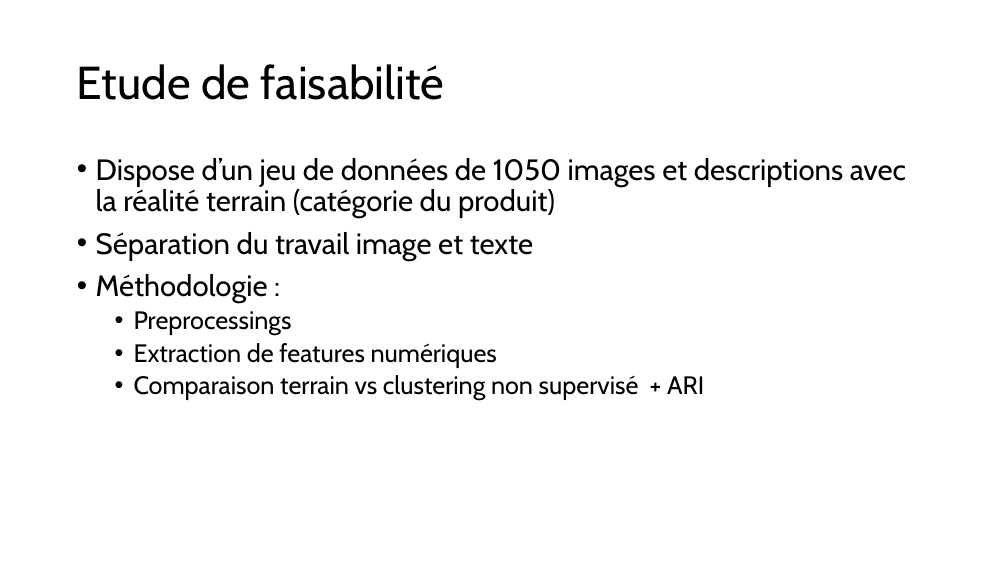
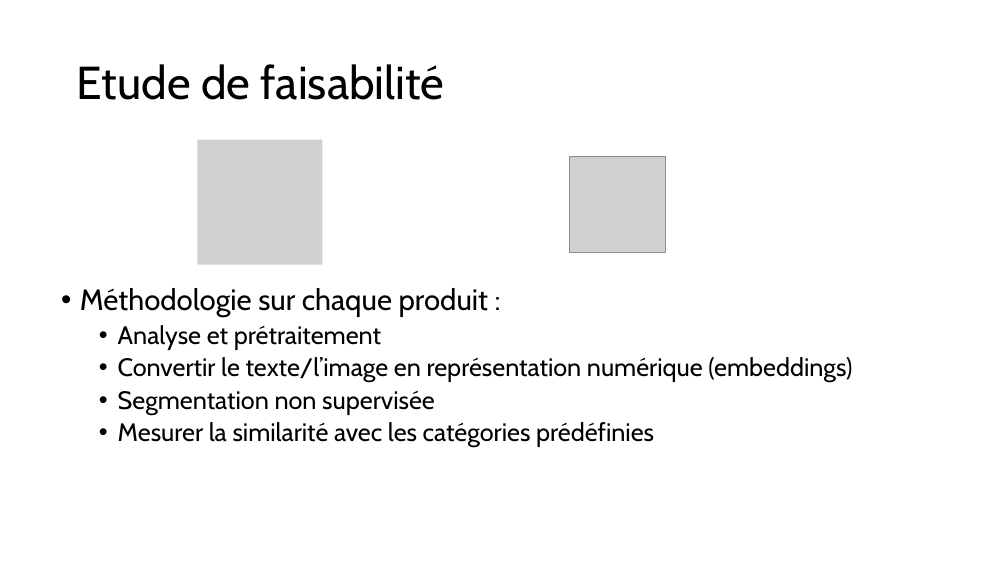
Before and after one commit to Hedredo/oc_projet_6, a slide deck: slide 6 of 5_presentation_072024.pptx. Drawn at 1008x567 pixels with LibreOffice and Linux fonts; fonts in the diff are those of the drawing; grey boxes stand for pictures. Boxes give left, top, right and bottom in pixels: in the first picture for what was removed or moved away, otherwise in the second. Text is boxed around its words. In the diff, an @@ line names an element or a change of style, - is before the commit and + after.

```diff
--- a/5_presentation_072024.pptx
+++ b/5_presentation_072024.pptx
@@ picture added at box(197, 140, 322, 265) @@
@@ picture added at box(570, 157, 665, 252) @@
@@ text at box(80, 288, 852, 447): text changed; size 28 to 24 pt @@
-• Dispose d’un jeu de données de 1050 images et descriptions avec la réalité terrain (catégorie du produit)
-• Séparation du travail image et texte
-• Méthodologie :
-  • Preprocessings
-  • Extraction de features numériques
-  • Comparaison terrain vs clustering non supervisé + ARI
+• Méthodologie sur chaque produit :
+  • Analyse et prétraitement
+  • Convertir le texte/l’image en représentation numérique (embeddings)
+  • Segmentation non supervisée
+  • Mesurer la similarité avec les catégories prédéfinies
```
Also in this commit, not shown: 1 other slide changed, 3 slides added, 3 slides removed, 3 other files.
